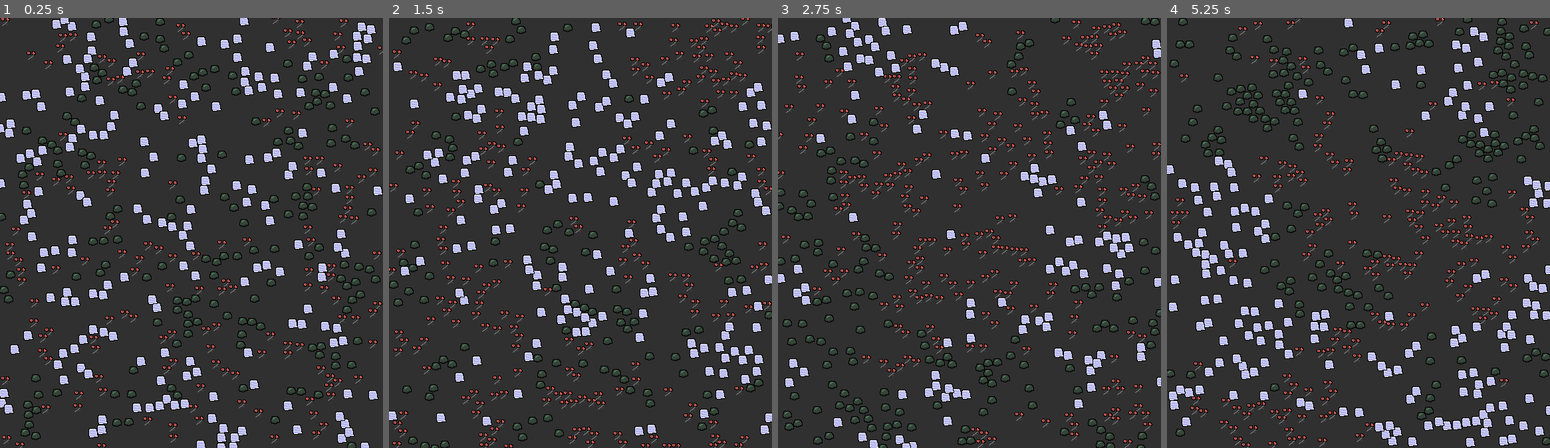
Above: before the commit, frames 1-4 (left to right).
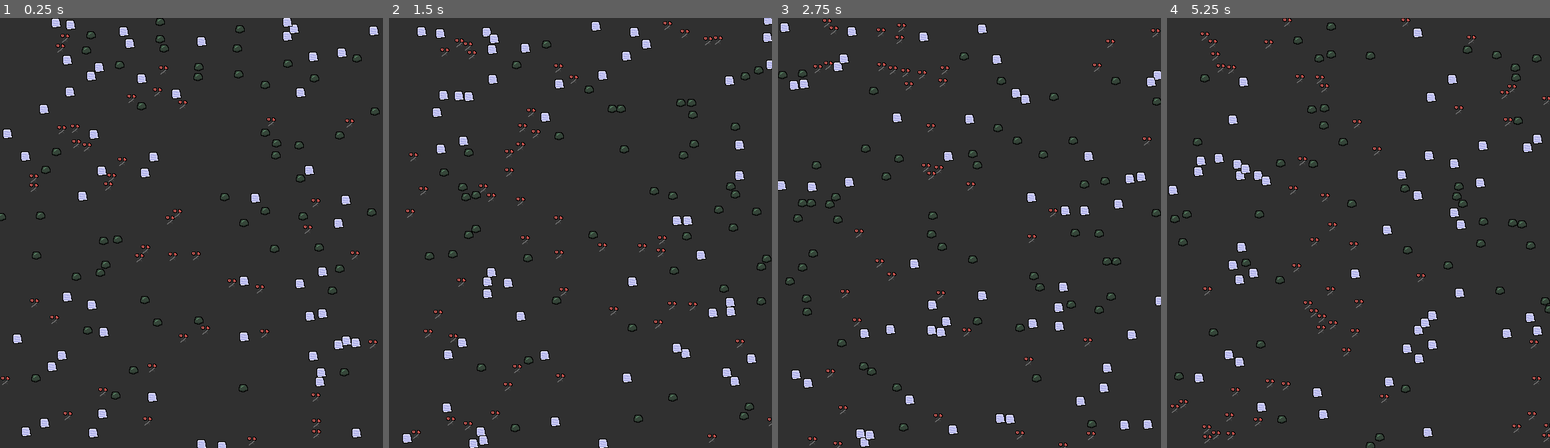
Above: after the commit, the same moments.

Repository: HiddenKendo/Godot-RPS
Game: Godot game, scene res://main.tscn
Two runs of this game, one before a commit and one after it. Both use one fixed random seed, a clock stepped at 60 frames per second and the inputs below.
Inputs:
- Up to frame 1 (0.25 s): no input
- Up to frame 2 (1.5 s): no input
- Up to frame 3 (2.75 s): no input
- Up to frame 4 (5.25 s): no input

The runs differ from the first frame. In frame 1, 16% of the frame differs, in the area x 0-100%, y 0-100%; in frame 2, 19%; in frame 3, 17%; in frame 4, 18%.

Commit message:
better chances of winning

Diff:
--- a/main.tscn
+++ b/main.tscn
@@ -4,4 +4,4 @@
 
 [node name="Main" type="Node2D"]
 script = ExtResource("1_6wyjv")
-num_players = 500.0
+num_players = 150.0
